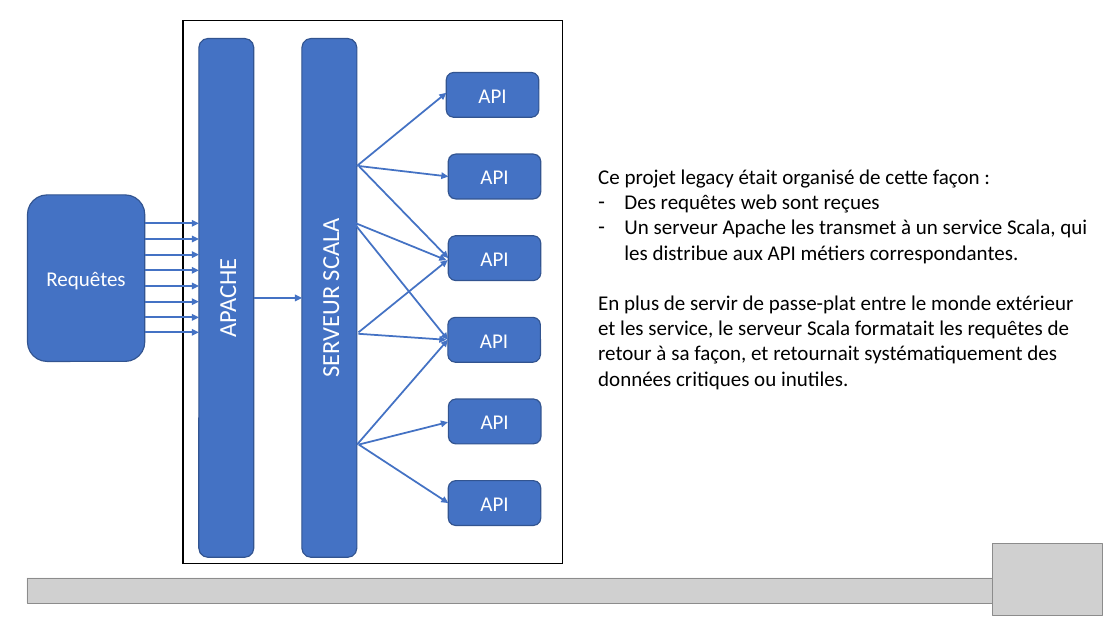
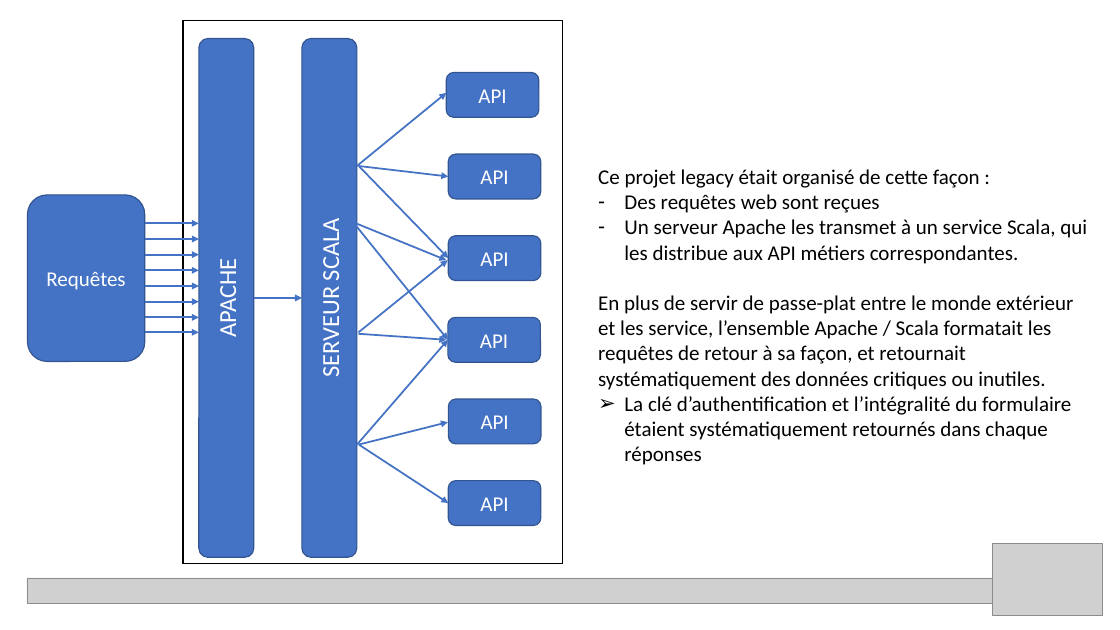
Before and after one commit to acaillol/SpeakUp-ApiShadowing, a slide deck: slide 5 of Speak'up API shadowing.pptx. Drawn at 1120x630 pixels with LibreOffice and Linux fonts; fonts in the diff are those of the drawing; grey boxes stand for pictures. Boxes give left, top, right and bottom in pixels: in the first picture for what was removed or moved away, otherwise in the second. Text is boxed around its words. In the diff, an @@ line names an element or a change of style, - is before the commit and + after.

```diff
--- a/Speak'up API shadowing.pptx
+++ b/Speak'up API shadowing.pptx
@@ text at (x1=598, y1=295, x2=1073, y2=465): text changed @@
-En plus de servir de passe-plat entre le monde extérieur et les service, le serveur Scala formatait les requêtes de retour à sa façon, et retournait systématiquement des données critiques ou inutiles.
+En plus de servir de passe-plat entre le monde extérieur et les service, l’ensemble Apache / Scala formatait les requêtes de retour à sa façon, et retournait systématiquement des données critiques ou inutiles.
+➢ La clé d’authentification et l’intégralité du formulaire étaient systématiquement retournés dans chaque réponses
```
Also in this commit, not shown: 3 other slides changed, 1 slide added, 6 other files.
